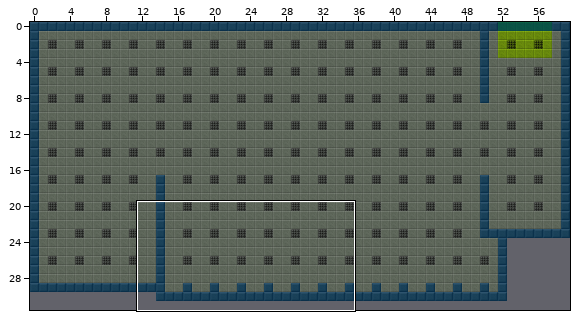
Level history. Tiled map: docs/maps/campaign_01_room_001.tmx. Above: a wide view before the commit, with the close-up outlined.
Close-up. Before the edit:
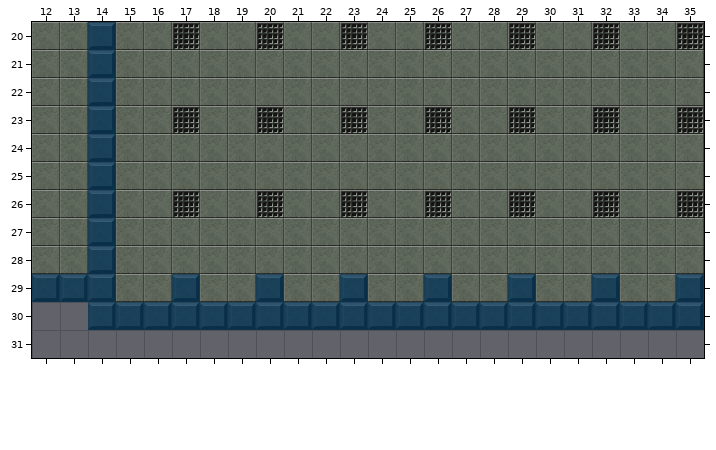
Cells are 32x32 px. Shown: x 12..35, y 20..31. The commit also changed other parts of the map, which this record leaves out.
New version:
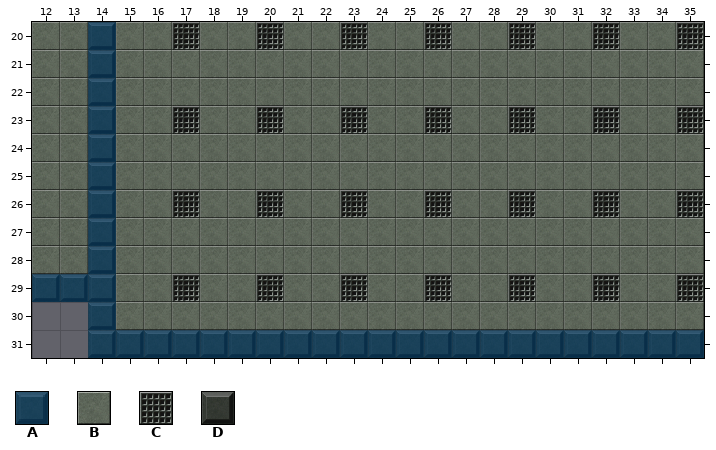
Key: from "collision_tiles": A 0; from "floor": B 0, C 6, D 19.
_ is an empty cell.
See-through tiles are keyed as they look on the map.
Changes in this commit:
Layer "terrain":
y 29: x 17 D -> C; x 20 D -> C; x 23 D -> C; x 26 D -> C; x 29 D -> C; x 32 D -> C; x 35 D -> C
y 30: x 15..35 DDDDDDDDDDDDDDDDDDDDD -> BBBBBBBBBBBBBBBBBBBBB
y 31: x 14..35 ______________________ -> DDDDDDDDDDDDDDDDDDDDDD
Layer "collision":
y 29: x 17 A -> _; x 20 A -> _; x 23 A -> _; x 26 A -> _; x 29 A -> _; x 32 A -> _; x 35 A -> _
y 30: x 15..35 AAAAAAAAAAAAAAAAAAAAA -> _____________________
y 31: x 14..35 ______________________ -> AAAAAAAAAAAAAAAAAAAAAA
Where, in picture pixels (left, top, right, bottom), the same in both close-ups:
changed: (88, 274, 704, 358)
